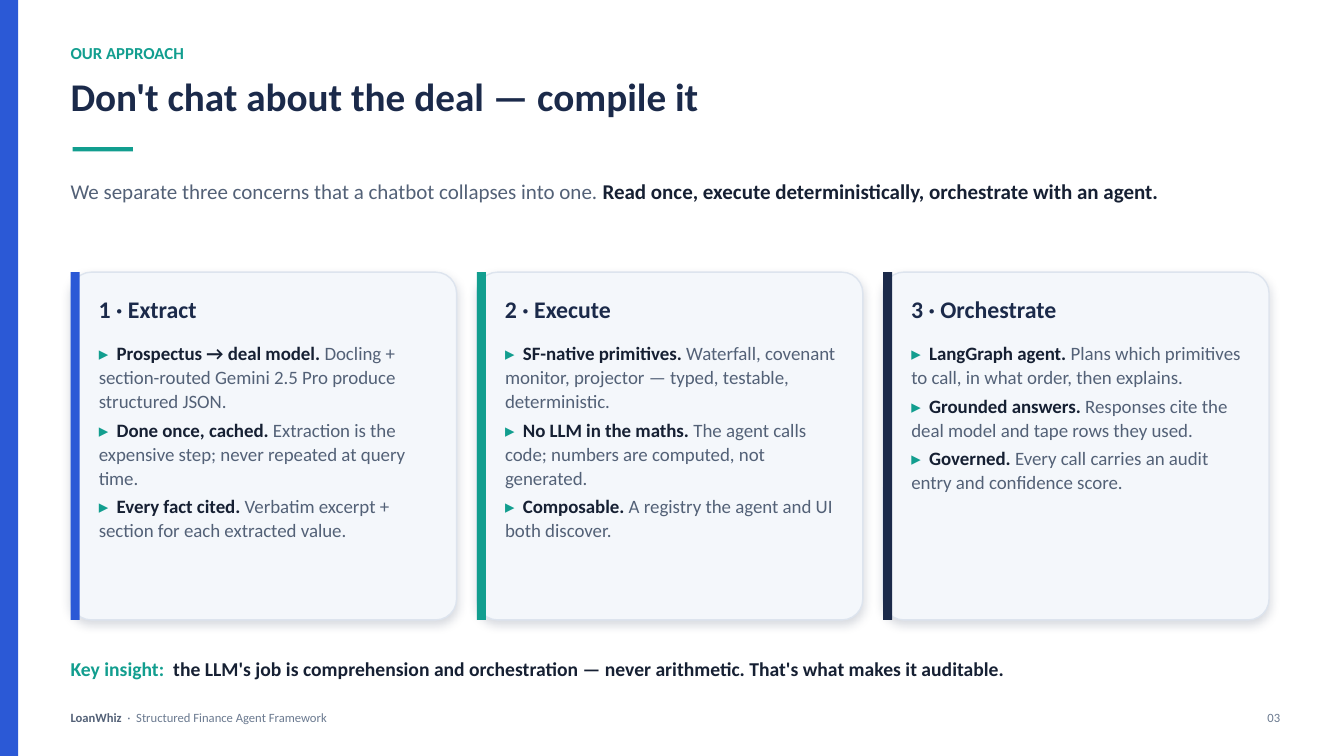
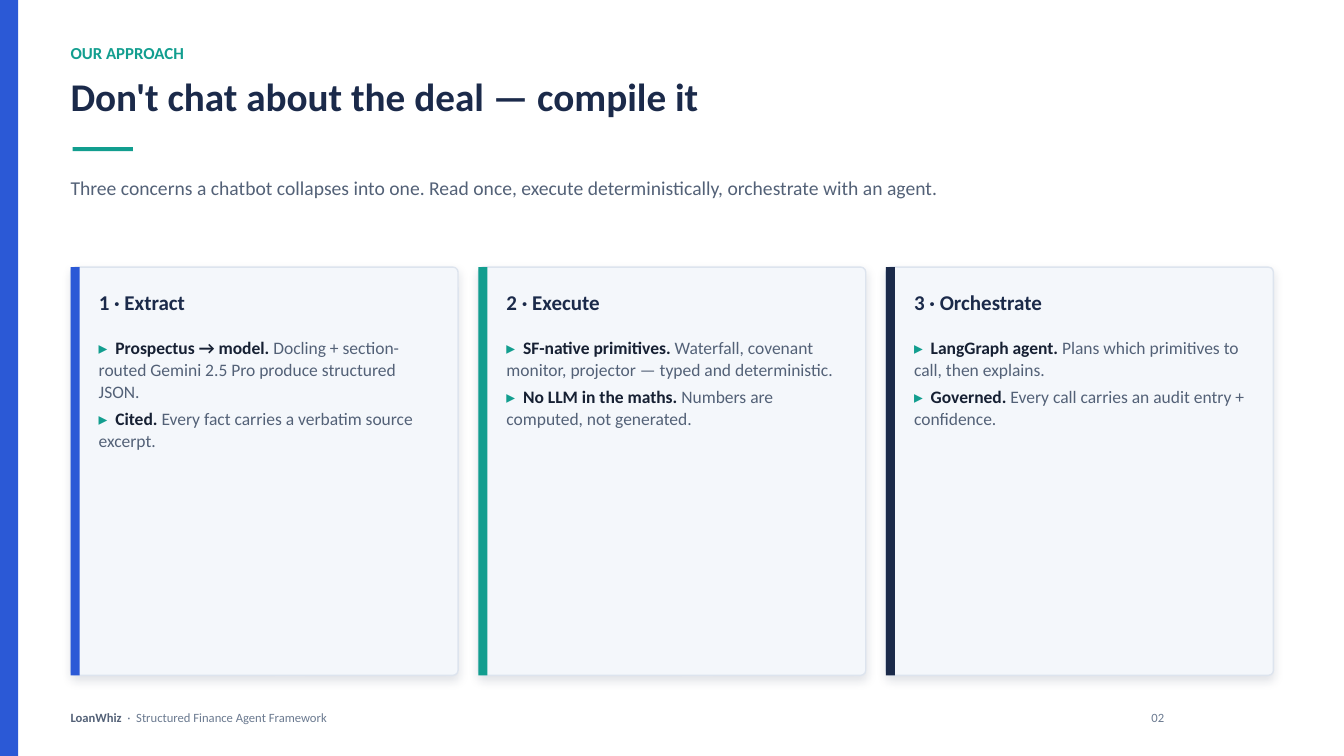
Before and after one commit to waafirio/loanwhiz, a slide deck: slide 2 of presentation/LoanWhiz-Presentation.pptx (slide 3 before the commit). Drawn at 1344x756 pixels with LibreOffice and Linux fonts; fonts in the diff are those of the drawing. Boxes give left, top, right and bottom in pixels: in the first picture for what was removed or moved away, otherwise in the second. Text is boxed around its words. In the diff, an @@ line names an element or a change of style, - is before the commit and + after.

```diff
--- a/presentation/LoanWhiz-Presentation.pptx
+++ b/presentation/LoanWhiz-Presentation.pptx
@@ text at (71, 181, 937, 199): text changed; size 15 to 14 pt; text colour #162033 to #536177; bold off @@
-We separate three concerns that a chatbot collapses into one. Read once, execute deterministically, orchestrate with an agent.
+Three concerns a chatbot collapses into one. Read once, execute deterministically, orchestrate with an agent.
@@ rounded rectangle: place and size @@
-rounded rectangle at (71, 272, 457, 620)
+rounded rectangle at (71, 267, 458, 676)
@@ rectangle: place and size @@
-rectangle at (71, 272, 80, 620)
+rectangle at (71, 267, 80, 676)
@@ rounded rectangle: place and size @@
-rounded rectangle at (477, 272, 863, 620)
+rounded rectangle at (478, 267, 865, 676)
@@ rectangle: place and size @@
-rectangle at (477, 272, 486, 620)
+rectangle at (478, 267, 487, 676)
@@ shadow on; proportions changed in 3 elements at (71, 267, 458, 676), (478, 267, 865, 676), (886, 267, 1273, 676) @@
@@ rounded rectangle: place and size @@
-rounded rectangle at (883, 272, 1269, 620)
+rounded rectangle at (886, 267, 1273, 676)
@@ rectangle: place and size @@
-rectangle at (883, 272, 892, 620)
+rectangle at (886, 267, 895, 676)
@@ size 17 to 15 pt; less space between paragraphs in 3 elements at (99, 296, 185, 310), (506, 296, 600, 310), (914, 295, 1042, 310) @@
@@ text at (99, 341, 413, 450): text changed; size 13.5 to 12.5 pt @@
-▸ Prospectus → deal model. Docling + section-routed Gemini 2.5 Pro produce structured JSON.
-▸ Done once, cached. Extraction is the expensive step; never repeated at query time.
-▸ Every fact cited. Verbatim excerpt + section for each extracted value.
+▸ Prospectus → model. Docling + section-routed Gemini 2.5 Pro produce structured JSON.
+▸ Cited. Every fact carries a verbatim source excerpt.
@@ text at (506, 341, 833, 428): text changed; size 13.5 to 12.5 pt @@
-▸ SF-native primitives. Waterfall, covenant monitor, projector — typed, testable, deterministic.
-▸ No LLM in the maths. The agent calls code; numbers are computed, not generated.
-▸ Composable. A registry the agent and UI both discover.
+▸ SF-native primitives. Waterfall, covenant monitor, projector — typed and deterministic.
+▸ No LLM in the maths. Numbers are computed, not generated.
@@ text at (914, 341, 1239, 425): text changed; size 13.5 to 12.5 pt @@
-▸ LangGraph agent. Plans which primitives to call, in what order, then explains.
-▸ Grounded answers. Responses cite the deal model and tape rows they used.
-▸ Governed. Every call carries an audit entry and confidence score.
+▸ LangGraph agent. Plans which primitives to call, then explains.
+▸ Governed. Every call carries an audit entry + confidence.
@@ text removed at (71, 662, 1003, 680) @@
-Key insight: the LLM's job is comprehension and orchestration — never arithmetic. That's what makes it auditable.
@@ text added at (1151, 714, 1164, 722), 9 pt, text #6B7A90 @@
+02
@@ text removed at (1267, 714, 1280, 722) @@
-03
```
Also in this commit, not shown: 2 other slides changed, 6 slides added, 7 slides removed, 1 other file.
